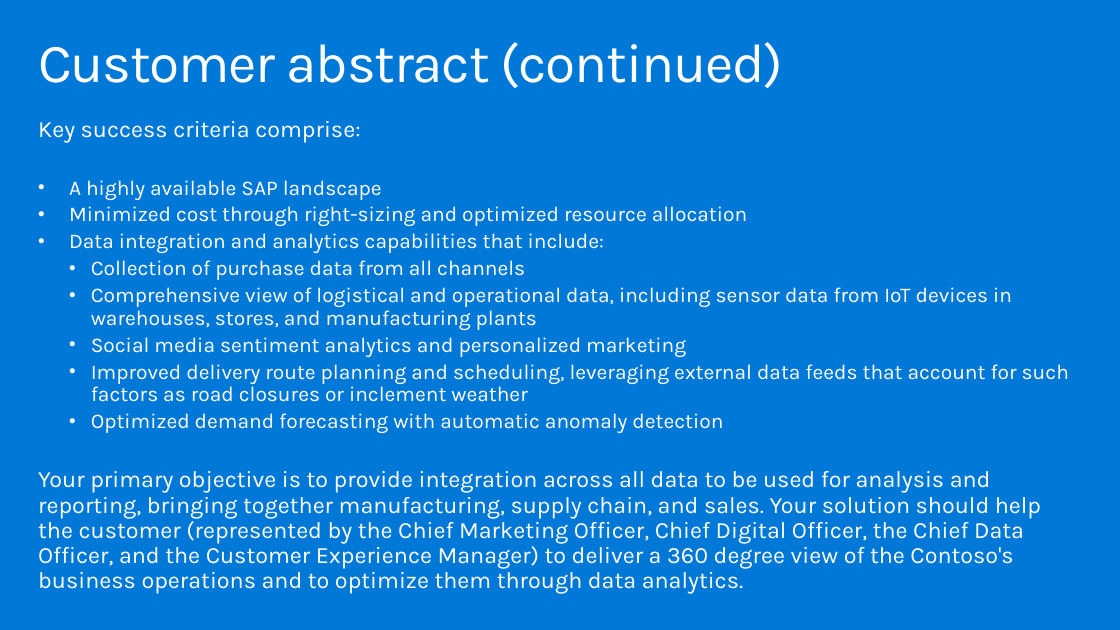
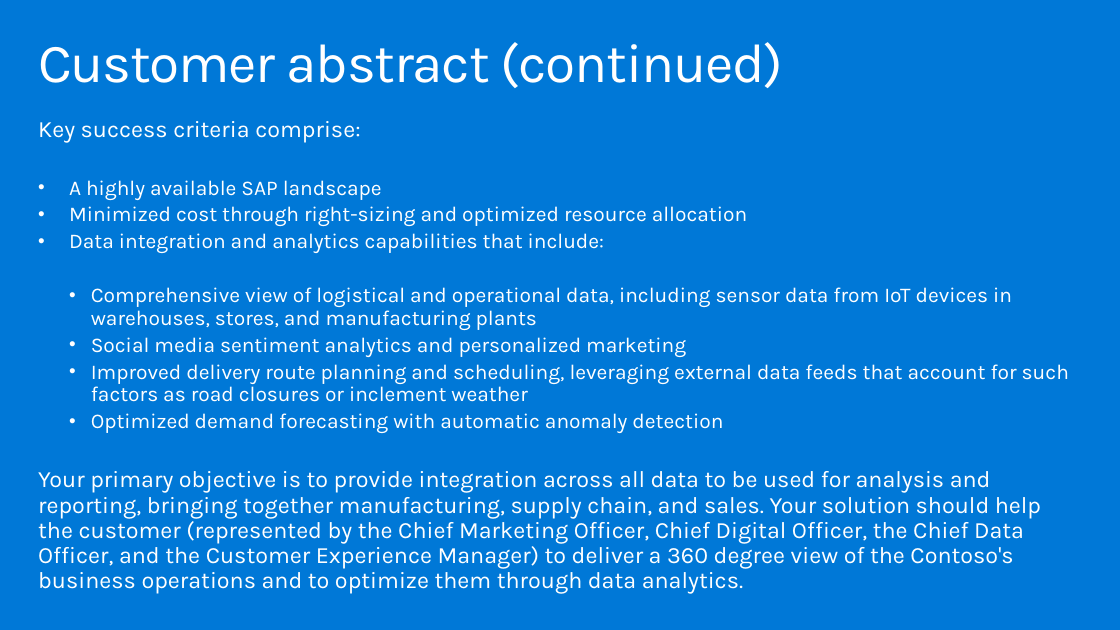
Before and after one commit to DawnmarieDesJardins/MCW-SAP-plus-extend-and-innovate, a slide deck: slide 6 of Whiteboard design session/WDS trainer presentation - SAP_plus_extend_and_innovate.pptx. Drawn at 1120x630 pixels with LibreOffice and Linux fonts; fonts in the diff are those of the drawing. Boxes give left, top, right and bottom in pixels: in the first picture for what was removed or moved away, otherwise in the second. Text is boxed around its words. In the diff, an @@ line names an element or a change of style, - is before the commit and + after.

```diff
--- a/Whiteboard design session/WDS trainer presentation - SAP_plus_extend_and_innovate.pptx
+++ b/Whiteboard design session/WDS trainer presentation - SAP_plus_extend_and_innovate.pptx
@@ text at box(91, 260, 525, 280): paragraph removed @@
-  • Collection of purchase data from all channels
```
Also in this commit, not shown: 27 other slides changed, 3 slides added, 3 other files.
